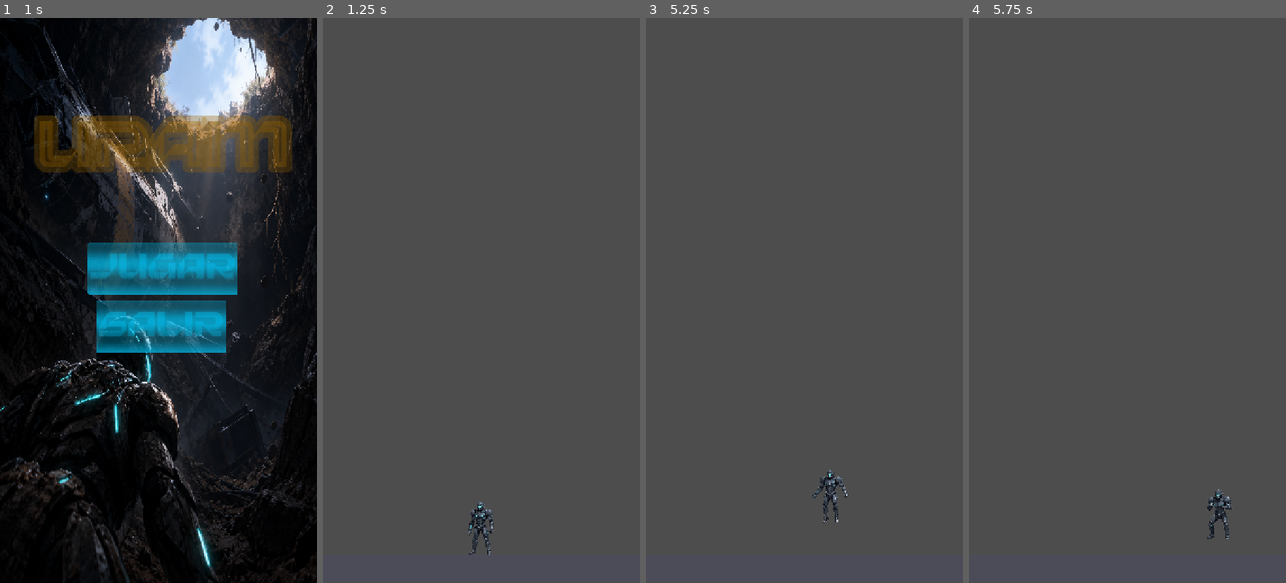
Above: before the commit, frames 1-4 (left to right).
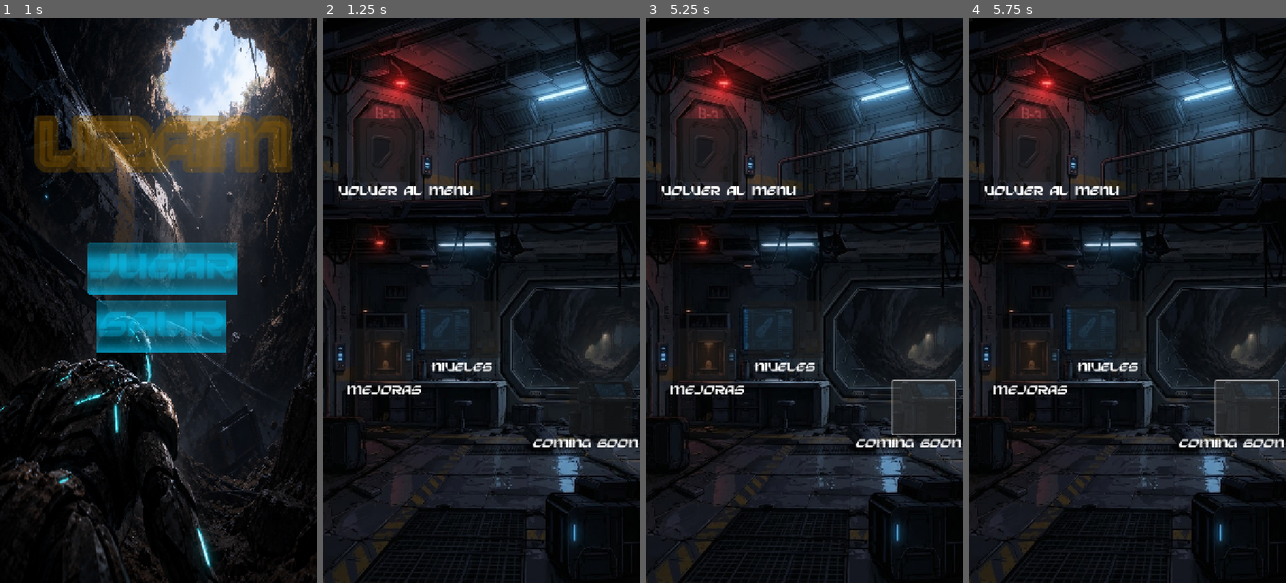
Above: after the commit, the same moments.

Repository: Nico-lk/Proyecto-Mobile
Game: Godot game, scene res://Scenes/menu/menu.tscn
Two runs of this game, one before a commit and one after it. Both use one fixed random seed, a clock stepped at 60 frames per second and the inputs below. This scene is started directly instead of the project's main scene.
Inputs (mouse positions are in pixels of both pictures, inside the frame that each line leads up to):
- Up to frame 1 (1 s): click "Jugar" at 0.5 s
- Up to frame 2 (1.25 s): no input
- Up to frame 3 (5.25 s): click (785, 328) at 1.25 s, where only the run after the commit has a clickable "Niveles"; click (706, 357) at 2 s, where only the run after the commit has a clickable "Mejoras"; click (649, 18) at 2.77 s; click (709, 147) at 3.5 s, where only the run after the commit has a clickable "Volver al menu"; click (924, 407) at 4.25 s, where only the run after the commit has a clickable "Coming Soon"; tap Enter (ui_accept) at 5 s; hold Right (ui_right) from 5.03 s (still down)
- Up to frame 4 (5.75 s): keep holding Right (ui_right); tap Enter (ui_accept) at 5.27 s

Frame 1 is identical in both runs. In frame 2, 99% of the frame differs, in the area x 0-100%, y 0-100%; in frame 3, 98%; in frame 4, 98%.

Commit message:
feat-interfaz-nave
Se agrego un menu dentro de la nave con un panel de niveles, mejores en la impresora y un boton para volver al menu

Diff:
--- /dev/null
+++ b/project-mobile/Scenes/menu/interfaz_nave.gd
@@ -0,0 +1,11 @@
+extends Control
+
+
+# Called when the node enters the scene tree for the first time.
+func _ready() -> void:
+	pass # Replace with function body.
+
+
+# Called every frame. 'delta' is the elapsed time since the previous frame.
+func _process(delta: float) -> void:
+	pass
--- /dev/null
+++ b/project-mobile/Scenes/menu/interfaz_nave.tscn
@@ -0,0 +1,93 @@
+[gd_scene format=3 uid="uid://byw1q0y6sjcle"]
+
+[ext_resource type="Script" uid="uid://bbqmi0sm0437s" path="res://Scenes/menu/interfaz_nave.gd" id="1_0dqpo"]
+[ext_resource type="Texture2D" uid="uid://dal6bwoeq6ua" path="res://Assets/Menu/Interior_de_la_nave.jpg" id="1_xh7k7"]
+[ext_resource type="FontFile" uid="uid://ll6040c1he4m" path="res://Assets/Font/Sterion-BLLld.ttf" id="2_kvard"]
+
+[node name="InterfazNave" type="Control" unique_id=1789643280]
+layout_mode = 3
+anchors_preset = 15
+anchor_right = 1.0
+anchor_bottom = 1.0
+grow_horizontal = 2
+grow_vertical = 2
+script = ExtResource("1_0dqpo")
+
+[node name="TextureRect" type="TextureRect" parent="." unique_id=1502608497]
+layout_mode = 0
+offset_right = 720.0
+offset_bottom = 1280.0
+texture = ExtResource("1_xh7k7")
+
+[node name="Panel_Niveles" type="Button" parent="." unique_id=1671534164]
+layout_mode = 0
+offset_left = 231.0
+offset_top = 641.0
+offset_right = 401.0
+offset_bottom = 770.0
+
+[node name="Label" type="Label" parent="Panel_Niveles" unique_id=289769240]
+layout_mode = 0
+offset_left = 16.0
+offset_top = 138.0
+offset_right = 153.0
+offset_bottom = 175.0
+theme_override_fonts/font = ExtResource("2_kvard")
+theme_override_font_sizes/font_size = 27
+text = "Niveles"
+
+[node name="Impresora" type="Button" parent="." unique_id=1326425437]
+layout_mode = 0
+offset_left = 73.0
+offset_top = 703.0
+offset_right = 201.0
+offset_bottom = 822.0
+
+[node name="Label" type="Label" parent="Impresora" unique_id=1458030722]
+layout_mode = 0
+offset_left = -19.0
+offset_top = 128.0
+offset_right = 150.0
+offset_bottom = 165.0
+theme_override_fonts/font = ExtResource("2_kvard")
+theme_override_font_sizes/font_size = 27
+text = "Mejoras"
+
+[node name="Mineria" type="Button" parent="." unique_id=1022691470]
+layout_mode = 0
+offset_right = 8.0
+offset_bottom = 8.0
+
+[node name="Salir_Al_Menu" type="Button" parent="." unique_id=351192825]
+layout_mode = 0
+offset_left = 71.0
+offset_top = 228.0
+offset_right = 216.0
+offset_bottom = 372.0
+
+[node name="Label" type="Label" parent="Salir_Al_Menu" unique_id=2047948572]
+layout_mode = 0
+offset_left = -36.0
+offset_top = 152.0
+offset_right = 270.0
+offset_bottom = 189.0
+theme_override_fonts/font = ExtResource("2_kvard")
+theme_override_font_sizes/font_size = 27
+text = "Volver al menu"
+
+[node name="Compras" type="Button" parent="." unique_id=2033276833]
+layout_mode = 0
+offset_left = 560.0
+offset_top = 822.0
+offset_right = 703.0
+offset_bottom = 943.0
+
+[node name="Label" type="Label" parent="Compras" unique_id=1578249003]
+layout_mode = 0
+offset_left = -83.0
+offset_top = 130.0
+offset_right = 155.0
+offset_bottom = 167.0
+theme_override_fonts/font = ExtResource("2_kvard")
+theme_override_font_sizes/font_size = 27
+text = "Coming Soon"
--- a/project-mobile/Scenes/menu/menu.tscn
+++ b/project-mobile/Scenes/menu/menu.tscn
@@ -1,9 +1,9 @@
 [gd_scene format=3 uid="uid://dy5mli84l0060"]
 
 [ext_resource type="Script" uid="uid://xv7ihqnlhr4q" path="res://Scripts/menu.gd" id="1_etjwi"]
-[ext_resource type="Texture2D" uid="uid://bs4chuhb7bek1" path="res://Assets/menu/Fondo.png" id="2_7g6em"]
+[ext_resource type="Texture2D" uid="uid://bs4chuhb7bek1" path="res://Assets/Menu/Fondo.png" id="2_7g6em"]
 [ext_resource type="Shader" uid="uid://bahf0avir3ql1" path="res://Scenes/menu/menu.gdshader" id="3_puqa6"]
-[ext_resource type="FontFile" uid="uid://ll6040c1he4m" path="res://Assets/font/Sterion-BLLld.ttf" id="4_7g6em"]
+[ext_resource type="FontFile" uid="uid://ll6040c1he4m" path="res://Assets/Font/Sterion-BLLld.ttf" id="4_7g6em"]
 [ext_resource type="AudioStream" uid="uid://b8h0bgofhc6q7" path="res://Assets/audio/UI_Botton.wav" id="5_7g6em"]
 [ext_resource type="AudioStream" uid="uid://mrcs5bar4kks" path="res://Assets/audio/UI_Music_Menu.mp3" id="6_puqa6"]
 
@@ -18,7 +18,7 @@
 [sub_resource type="ShaderMaterial" id="ShaderMaterial_puqa6"]
 shader = ExtResource("3_puqa6")
 shader_parameter/hologram_color = Color(0, 0.8, 1, 1)
-shader_parameter/lines_frequency = 10.000000471740119
+shader_parameter/lines_frequency = 10.00000047174012
 shader_parameter/lines_speed = 1.0
 shader_parameter/scan_glitch_speed = 2.0
 shader_parameter/alpha_glitch_speed = 0.0
@@ -26,7 +26,7 @@
 [sub_resource type="ShaderMaterial" id="ShaderMaterial_ku2mk"]
 shader = ExtResource("3_puqa6")
 shader_parameter/hologram_color = Color(0, 0.8, 1, 1)
-shader_parameter/lines_frequency = 10.000000471740119
+shader_parameter/lines_frequency = 10.00000047174012
 shader_parameter/lines_speed = 1.0
 shader_parameter/scan_glitch_speed = 2.0
 shader_parameter/alpha_glitch_speed = 0.0
--- a/project-mobile/Scripts/menu.gd
+++ b/project-mobile/Scripts/menu.gd
@@ -7,7 +7,7 @@
 func _on_jugar_pressed() -> void:
 	$Jugar/AudioStreamPlayer.play()
 	await get_tree().create_timer(0.5).timeout
-	get_tree().change_scene_to_file("res://Scenes/levels/level_1.tscn")
+	get_tree().change_scene_to_file("res://Scenes/menu/interfaz_nave.tscn")
 
 func _on_salir_pressed() -> void:
 	$Salir/AudioStreamPlayer.play()
Not shown, changed: project-mobile/Assets/Font/Sterion-BLLld.ttf.import
Not shown, changed: project-mobile/Assets/Menu/Fondo.png.import
Binary file added: project-mobile/Assets/Menu/Interior_de_la_nave.jpg
Not shown, added: project-mobile/Assets/Menu/Interior_de_la_nave.jpg.import
Not shown, added: project-mobile/Scenes/menu/interfaz_nave.gd.uid
